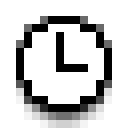
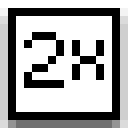
Layers edited between the first and the second 128×128 image:
added layer "Layer 3" above "Layer 2" over [8, 8, 120, 120]
hid "Layer 2" over [24, 24, 104, 104]
